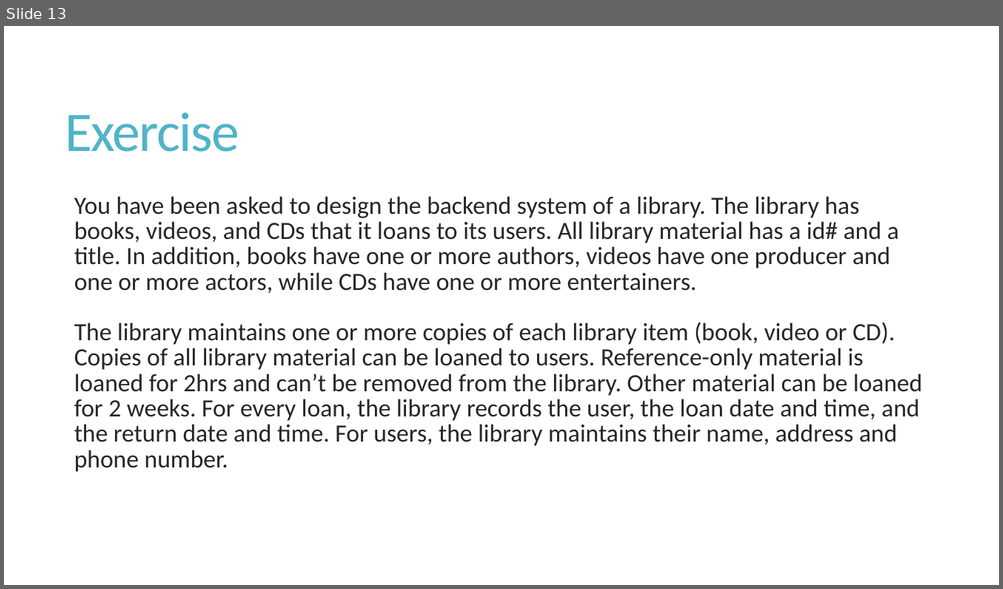
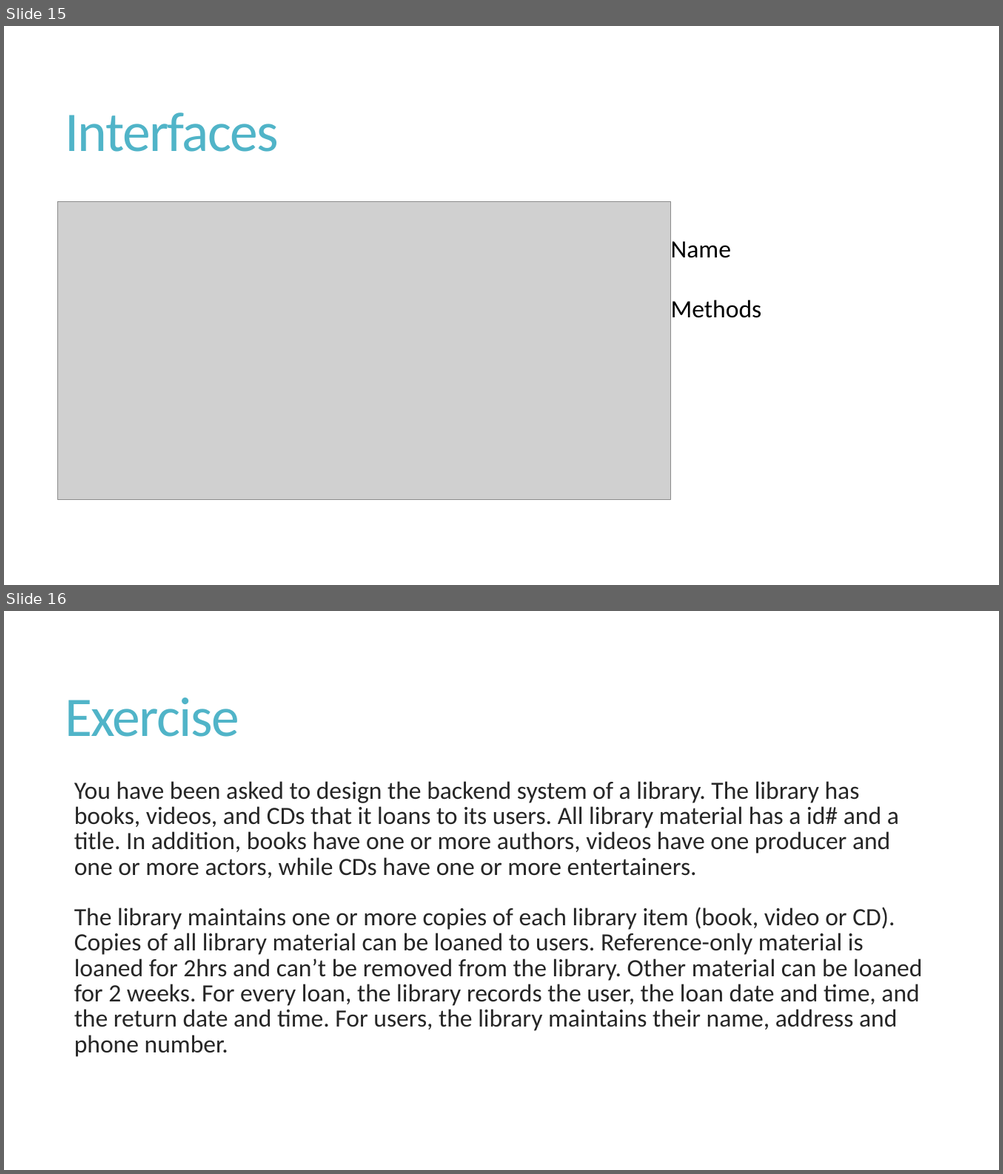
Before and after one commit to shabbir-hussain/ecse321tutorials, a slide deck: 03-UML.pptx. Shown one above the other, each under a label of ours: slide 13 before the commit, slides 15 and 16 after it. The pictures are 1003x589 and 1003x1174 pixels, drawn with LibreOffice and Linux fonts; fonts in the diff are those of the drawing; grey boxes stand for pictures. Boxes give left, top, right and bottom in pixels: in the first picture for what was removed or moved away, otherwise in the second. Text is boxed around its words. In the diff, an @@ line names an element or a change of style, - is before the commit and + after.

```diff
--- a/03-UML.pptx
+++ b/03-UML.pptx
@@ slide 15 added at (4,26,999,585), background #FFFFFF @@
@@ title added at (65,113,279,152), 54 pt, text #50B4C8 @@
+Interfaces
@@ picture added at (58,202,670,500) @@
@@ text added at (671,241,762,318), 24 pt, text #000000 @@
+Name
+Methods
@@ what was slide 13 is now slide 16 @@
```
Also in this commit, not shown: 2 slides changed, 2 other slides added, 1 other file.
